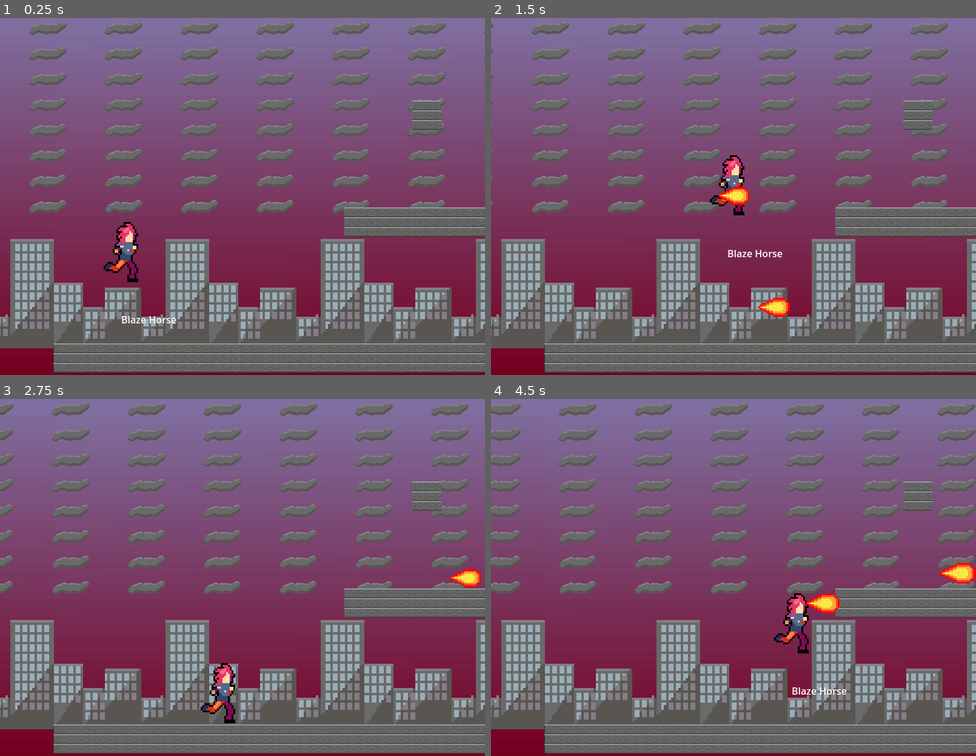
Above: before the commit, frames 1-4 (two rows, left to right).
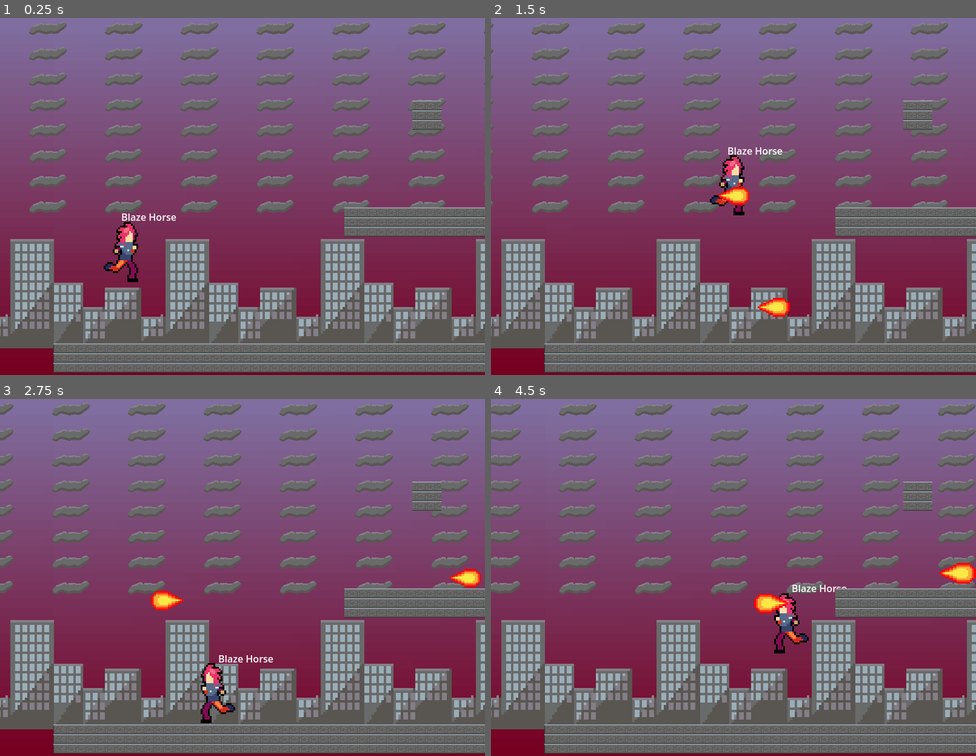
Above: after the commit, the same moments.

Repository: codyclarke/Hot6Game
Game: Godot game, scene res://scenes/stage.tscn
The game is run twice, just before and just after one commit, with the same random seed, the same clock (stepped at 60 frames per second) and the same inputs.
Inputs:
- Up to frame 1 (0.25 s): no input
- Up to frame 2 (1.5 s): hold D (move_right) from 0.53 s (still down); tap Space (attack) at 0.6, 1.35 s; tap W (jump) at 0.77 s
- Up to frame 3 (2.75 s): tap W (jump) at 1.52 s; release D (move_right) at 2.03 s; hold A (move_left) from 2.03 s (still down); tap Space (attack) at 2.1 s
- Up to frame 4 (4.5 s): release A (move_left) at 2.78 s; hold D (move_right) 2.78-4.28 s; tap Space (attack) at 2.85, 3.6, 4.35 s; tap W (jump) at 3.02, 3.77 s; hold A (move_left) from 4.28 s (still down)

The runs differ from the first frame. In frame 1, 0.2% of the frame differs, in the area x 25-37%, y 54-86%; in frame 2, 0.2%; in frame 3, 1.2%; in frame 4, 1.5%, in the area x 54-74%, y 52-83%.

Commit message:
Sprite flipping based on direction and firing direction

Diff:
--- a/project.godot
+++ b/project.godot
@@ -27,6 +27,10 @@
 
 version_control/plugin_name="GitPlugin"
 version_control/autoload_on_startup=true
+
+[editor_plugins]
+
+enabled=PackedStringArray("res://addons/git_bash_here/plugin.cfg")
 
 [input]
 
--- a/scenes/player.gd
+++ b/scenes/player.gd
@@ -5,13 +5,15 @@
 @export var character_state: CharacterState = PlayerState.new().generate()
 @export var projectile: PackedScene = preload("res://scenes/projectile.tscn")
 
+var character_direction :float = 0.0
 func _init() -> void:
 	pass
 
 func _ready() -> void:
 	var name_label = Label.new()
 	name_label.text = character_state.full_name()
-	name_label.position = Vector2(0, 100)
+	name_label.position = Vector2(0, -($Sprite2D.get_rect().size.y/2)*$Sprite2D.scale.y-20.0)
+	print(($Sprite2D.get_rect().size.y/2)*$Sprite2D.scale.y)
 	add_child(name_label)
 
 func _process(_delta: float) -> void:
@@ -20,9 +22,14 @@
 
 func _physics_process(delta: float) -> void:
 	move_and_slide()
+	character_direction = Input.get_axis("move_left", "move_right")
 	if !is_on_floor():
 		velocity.y = min(velocity.y + stage.gravity, stage.max_velocity)
-	position.x = lerp(position.x, position.x + character_state.speed * Input.get_axis("move_left", "move_right"),delta)
+	if( character_direction<0):
+		$Sprite2D.flip_h = true
+	else:
+		$Sprite2D.flip_h = false
+	position.x = lerp(position.x, position.x + character_state.speed * character_direction,delta)
 	if is_on_floor() && Input.is_action_just_pressed("jump"):
 		velocity.y = character_state.jump_speed * -1
 
@@ -30,4 +37,7 @@
 	var bang = projectile.instantiate()
 	bang.position = position
 	bang.scale *= 1.0-(randf()*0.2)-0.1
+	bang.direction = character_direction
+	if bang.direction < 0:
+		bang.get_child(0).flip_h = true
 	owner.add_child(bang)
--- a/scenes/projectile.gd
+++ b/scenes/projectile.gd
@@ -3,12 +3,14 @@
 @export var speed: int = 300
 @export var rotation_degrees_per_second: float = 360
 @export var projectile_screen_buffer: int = 20
+@export var direction : int
 
 @onready var _normal_position: Vector2 = position
 @onready var camera: Camera2D = $"../Camera2D"
-
+func _ready() -> void:
+	if direction == 0: direction = 1
 func _physics_process(delta: float) -> void:
-	_normal_position = Vector2(_normal_position.x + (speed * delta), _normal_position.y)
+	_normal_position = Vector2(_normal_position.x + (speed * delta *direction), _normal_position.y)
 	position.x = _normal_position.x + randi_range(-5, 5)
 	position.y = _normal_position.y + randi_range(-5, 5)
 	#checks width of the current viewport, and checks if projectile is outside of camera area.
